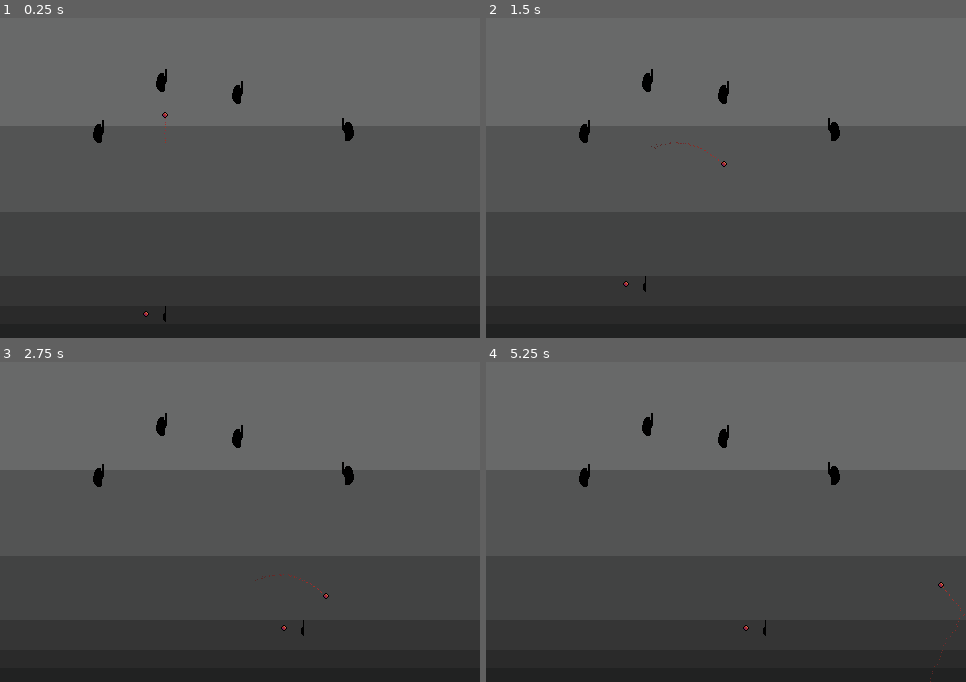
Above: before the commit, frames 1-4 (two rows, left to right).
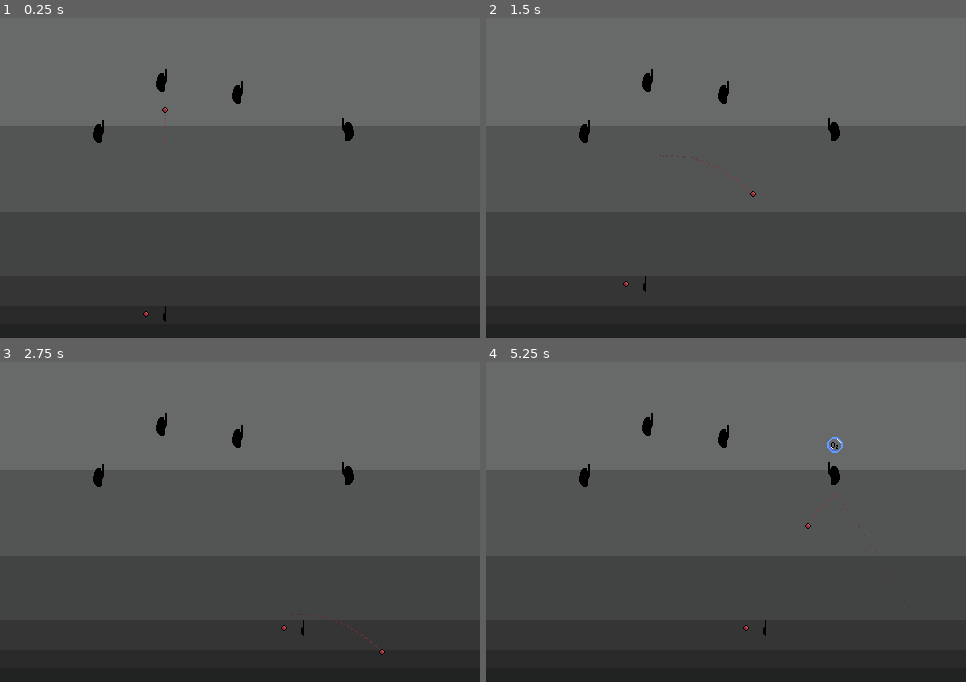
Above: after the commit, the same moments.

Repository: dmitriy-shmilo/arkabeat
Game: Godot game, scene res://screens/main/main.tscn
Same seed, same stepped clock (60 frames per second), same inputs: the game is played once before the commit and once after it.
Inputs (mouse positions are in pixels of both pictures, inside the frame that each line leads up to):
- Up to frame 1 (0.25 s): no input
- Up to frame 2 (1.5 s): move the mouse to (831, 162) at 0.52 s; move the mouse to (630, 194) at 1.27 s
- Up to frame 3 (2.75 s): move the mouse to (288, 451) at 2.02 s
- Up to frame 4 (5.25 s): move the mouse to (702, 586) at 2.77 s; tap Enter at 3.5 s; move the mouse to (870, 570) at 3.52 s; move the mouse to (582, 474) at 4.27 s; move the mouse to (750, 522) at 5.02 s

The runs differ from the first frame. In frame 1, less than 0.1% of the frame differs, in the area x 33-35%, y 27-39%; in frame 2, less than 0.1%; in frame 3, less than 0.1%; in frame 4, 0.2%, in the area x 66-100%, y 23-100%.
Error in both runs: Trying to assign value of type 'AnimatedSprite' to a variable of type 'Sprite'. (res://bat/bat.gd:6)

Commit message:
Speed up projectile, clamp bat position

Diff:
--- a/bat/projectile.gd
+++ b/bat/projectile.gd
@@ -4,8 +4,11 @@
 signal collided(other)
 
 export (Vector2) var direction: Vector2 = Vector2.UP
-export (float) var speed: float = 100.0
+export (float) var speed: float = 120.0
+export (float) var max_speed: float = 500.0
 
+func speed_up(amount: float):
+	speed = clamp(speed + amount, 0, max_speed)
 
 func _physics_process(delta):
 	var collision = move_and_collide(direction * speed * delta)
--- a/screens/main/main.gd
+++ b/screens/main/main.gd
@@ -1,6 +1,7 @@
 extends Node2D
 
-const BAT_Y_ALLOWANCE = 50
+const SPEEDUP_AMOUNT = 10.0
+const BAT_Y_ALLOWANCE = 50.0
 const LooseStream = preload("res://screens/main/loose.wav")
 
 onready var _projectile: Projectile = $Projectile
@@ -18,15 +19,14 @@
 		position.y = clamp(position.y, \
 			get_viewport_rect().size.y - BAT_Y_ALLOWANCE, \
 			get_viewport_rect().size.y)
+		position.x = clamp(position.x, \
+			0, get_viewport_rect().size.x)
 		_bat.position = position
 
 
 func _on_Projectile_collided(other):
-	if other == _ceiling:
-		_projectile.speed += 5
-	elif other == _left_wall or other == _right_wall:
-		_projectile.speed += 1
-	elif other == _floor:
+	_projectile.speed_up(SPEEDUP_AMOUNT)
+	if other == _floor:
 		_audio.stream = LooseStream
 		_audio.play()
 	elif other.get_parent() is Organ:
